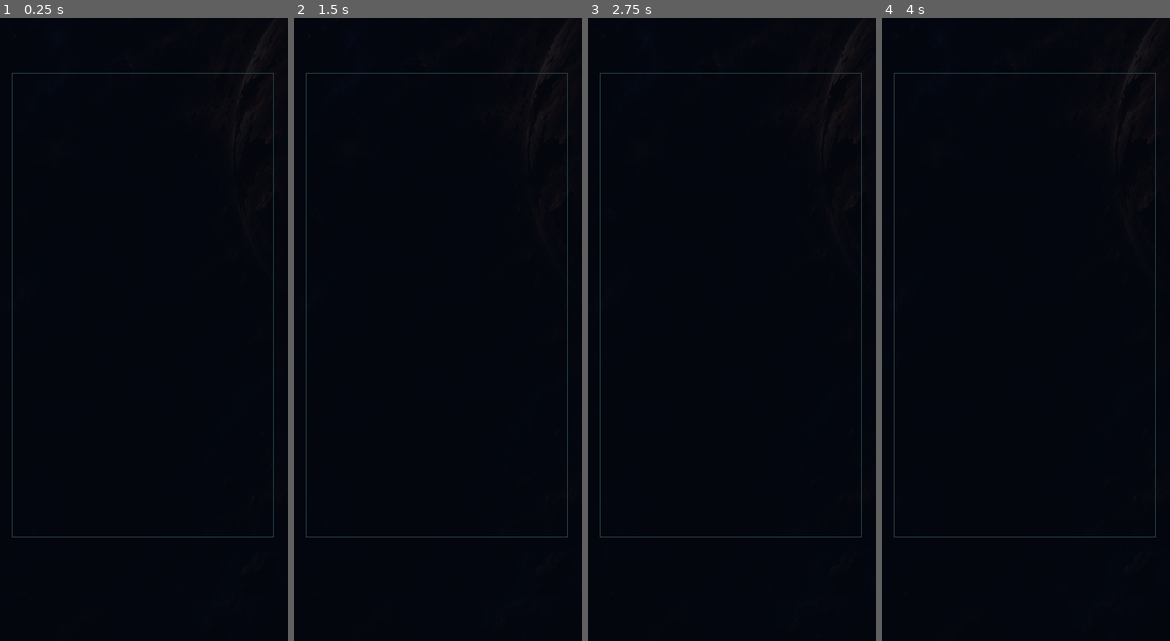
Above: before the commit, frames 1-4 (left to right).
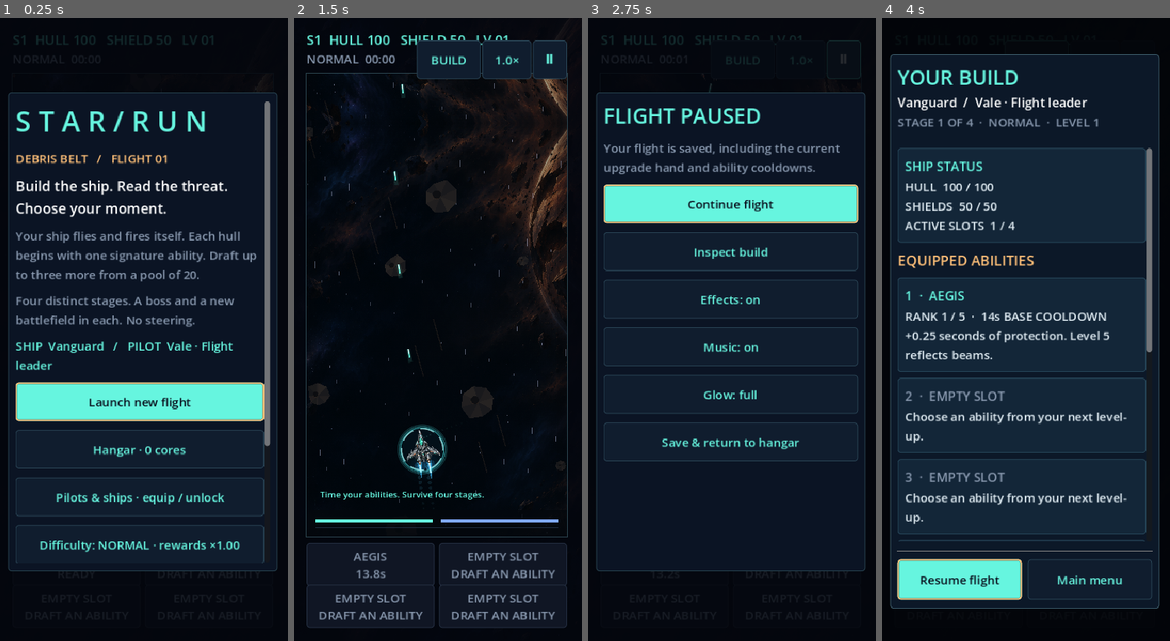
Above: after the commit, the same moments.

Repository: killjoy00/StarRun
Game: Godot game, scene res://scenes/main.tscn
Two runs of this game, one before a commit and one after it. Both use one fixed random seed, a clock stepped at 60 frames per second and the inputs below.
Inputs (mouse positions are in pixels of both pictures, inside the frame that each line leads up to):
- Up to frame 1 (0.25 s): no input
- Up to frame 2 (1.5 s): click (435, 404) at 0.5 s, where only the run after the commit has a clickable "Launch new flight"; click (371, 566) at 1.25 s, where only the run after the commit has a clickable "AEGIS READY"
- Up to frame 3 (2.75 s): click (844, 61) at 2 s, where only the run after the commit has a clickable "Ⅱ"
- Up to frame 4 (4 s): click (1026, 204) at 2.75 s, where only the run after the commit has a clickable "Continue flight"; click (1037, 61) at 3.5 s, where only the run after the commit has a clickable "BUILD"

The runs differ from the first frame. In frame 1, 31% of the frame differs, in the area x 2-97%, y 2-89%; in frame 2, 12%; in frame 3, 37%; in frame 4, 80%, in the area x 2-97%, y 3-95%.
Error before the commit: Parse Error: Cannot infer the type of "side_x" variable because the value doesn't have a set type. (res://scripts/playfield.gd:149)

Commit message:
Explicitly type stage environment coordinates for strict Godot parser

Diff:
--- a/scripts/playfield.gd
+++ b/scripts/playfield.gd
@@ -146,14 +146,14 @@
 		3:
 			# Furnace ceiling and molten orange trenches, moving as distinct structures.
 			for edge in [-1, 1]:
-				var side_x := 270.0 + edge * 222.0
+				var side_x: float = 270.0 + edge * 222.0
 				draw_rect(Rect2(side_x - 40, 0, 80, 960), Color("4d2116", 0.82))
 				for i in range(9):
 					var y := fposmod(i * 148.0 + visual_time * 72.0, 1100.0) - 80.0
 					draw_rect(Rect2(side_x - 40, y, 80, 20), Color("db5926", 0.50))
 					draw_circle(Vector2(side_x, y + 8), 5, Color("ffe288", 0.7))
 			for lane in range(4):
-				var x := 110.0 + lane * 105.0
+				var x: float = 110.0 + lane * 105.0
 				draw_line(Vector2(x, -50), Vector2(x + sin(visual_time * 0.6) * 15, 1010), Color("ff7131", 0.16), 17)
 				for i in range(9):
 					var y := fposmod(i * 133.0 + lane * 81.0 + visual_time * 125.0, 1060.0) - 50.0
@@ -161,7 +161,7 @@
 		4:
 			# A black-violet architectural void, symmetrical towers and rotating gates.
 			for side in [-1, 1]:
-				var x := 270.0 + side * 225.0
+				var x: float = 270.0 + side * 225.0
 				draw_colored_polygon(PackedVector2Array([Vector2(x - 46, -50), Vector2(x + 46, -50), Vector2(x + 31, 1030), Vector2(x - 31, 1030)]), Color("23123e", 0.9))
 				for i in range(10):
 					var y := fposmod(i * 136.0 + visual_time * 56.0, 1100.0) - 70.0
@@ -401,7 +401,7 @@
 		draw_colored_polygon(PackedVector2Array([Vector2(0,-104),Vector2(79,-50),Vector2(97,41),Vector2(0,92),Vector2(-97,41),Vector2(-79,-50)]),Color("231446"))
 		draw_colored_polygon(PackedVector2Array([Vector2(0,-92),Vector2(47,-22),Vector2(36,49),Vector2(0,76),Vector2(-36,49),Vector2(-47,-22)]),Color("794dbb"))
 		for side in [-1,1]:
-			var x := side * (115 + sin(visual_time*2) * 10)
+			var x: float = side * (115 + sin(visual_time*2) * 10)
 			draw_colored_polygon(PackedVector2Array([Vector2(x,-52),Vector2(x+side*25,0),Vector2(x,56),Vector2(x-side*20,0)]),Color("5c3b90"))
 			draw_line(Vector2(x,-48),Vector2(x,46),Color("c9a2ff"),3,true)
 		draw_circle(Vector2.ZERO,20+sin(visual_time*5)*3,Color("f0b7ff"))
